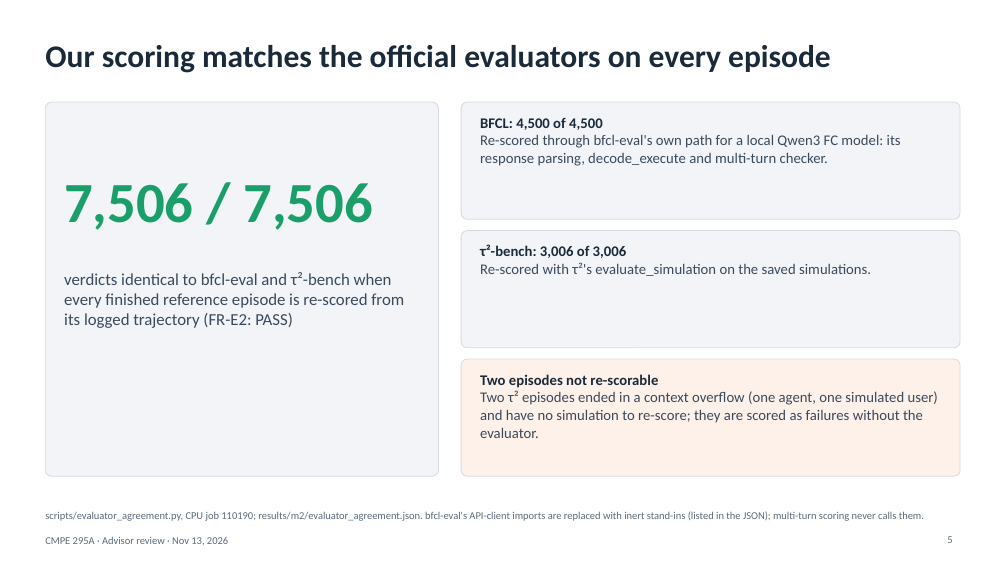
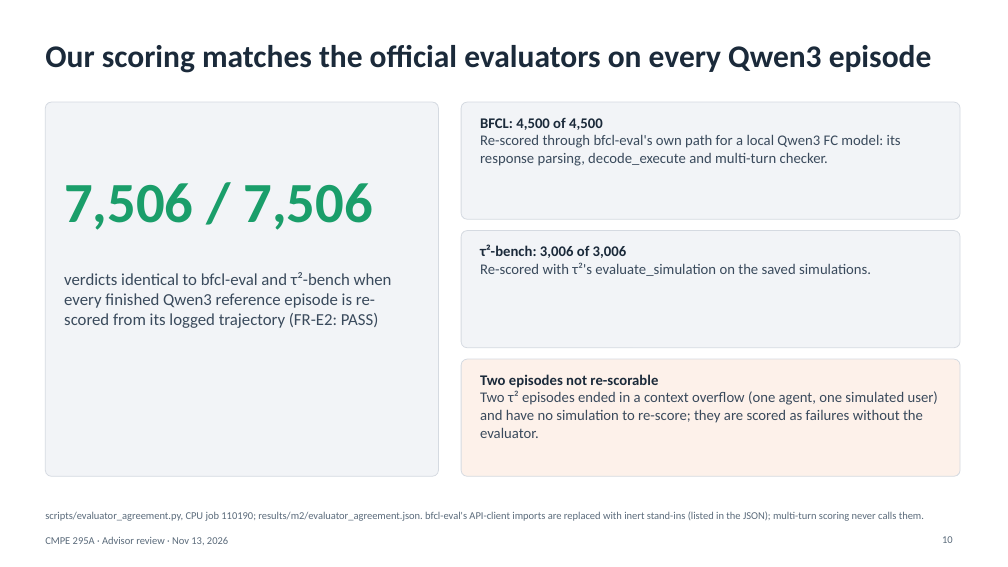
Before and after one commit to VritikaMalhotra/CMPE_295A, a slide deck: slide 10 of presentation/CMPE295A_Advisor_Review_Slides_2026-11-13.pptx (slide 5 before the commit). Drawn at 1008x567 pixels with LibreOffice and Linux fonts; fonts in the diff are those of the drawing. Boxes give left, top, right and bottom in pixels: in the first picture for what was removed or moved away, otherwise in the second. Text is boxed around its words. In the diff, an @@ line names an element or a change of style, - is before the commit and + after.

Commit message:
Deck frozen (content): Nov 13 advisor review, pptx and PDF
Built from week a0d2d93 with run_status 12:28 (content freeze moved up
from 16:00). 22 slides; validate.py passes; all pages rendered and
viewed; every line that differs from the audited Nov 11 22:00 text is
checked against its JSON or log source. Only counts change after this
(16:45 refresh).

WB2 owner: Yashashav (M3 prep, deck). Run by Yashashav.

```diff
--- a/presentation/CMPE295A_Advisor_Review_Slides_2026-11-13.pptx
+++ b/presentation/CMPE295A_Advisor_Review_Slides_2026-11-13.pptx
@@ title at [45,45,932,73]: text changed @@
-Our scoring matches the official evaluators on every episode
+Our scoring matches the official evaluators on every Qwen3 episode
@@ text at [64,272,392,328]: text changed @@
-verdicts identical to bfcl-eval and τ²-bench when every finished reference episode is re-scored from its logged trajectory (FR-E2: PASS)
+verdicts identical to bfcl-eval and τ²-bench when every finished Qwen3 reference episode is re-scored from its logged trajectory (FR-E2: PASS)
@@ page number at [942,536,953,543]: text changed @@
-5
+10
```
Also in this commit, not shown: 5 other slides changed, 10 slides added, 1 slide removed, 1 other file.
